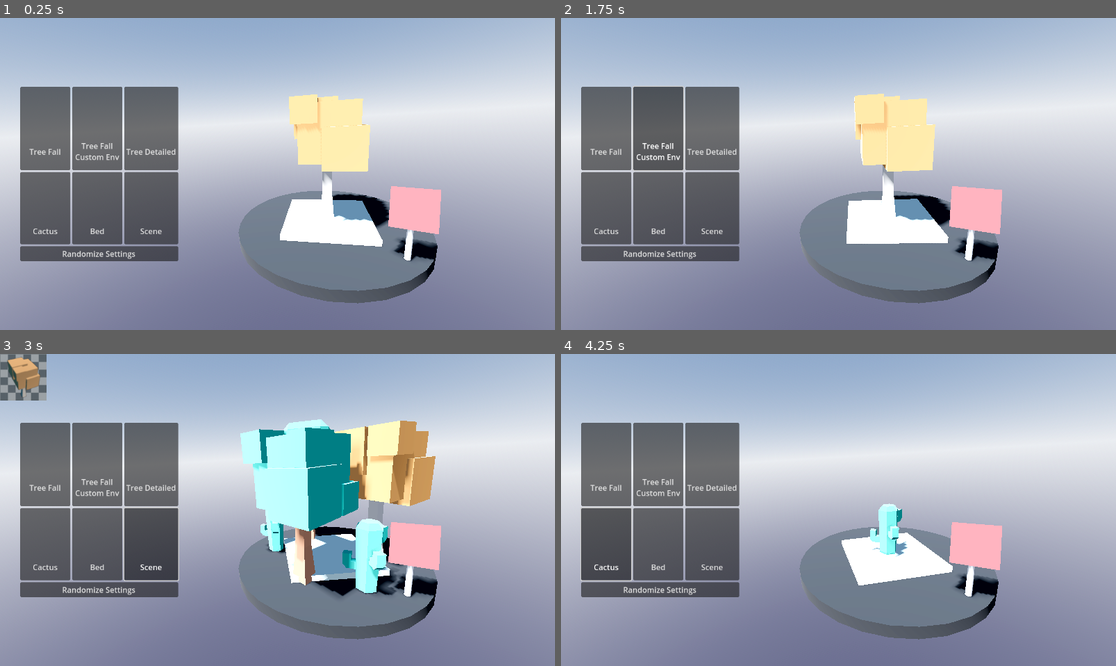
Above: before the commit, frames 1-4 (two rows, left to right).
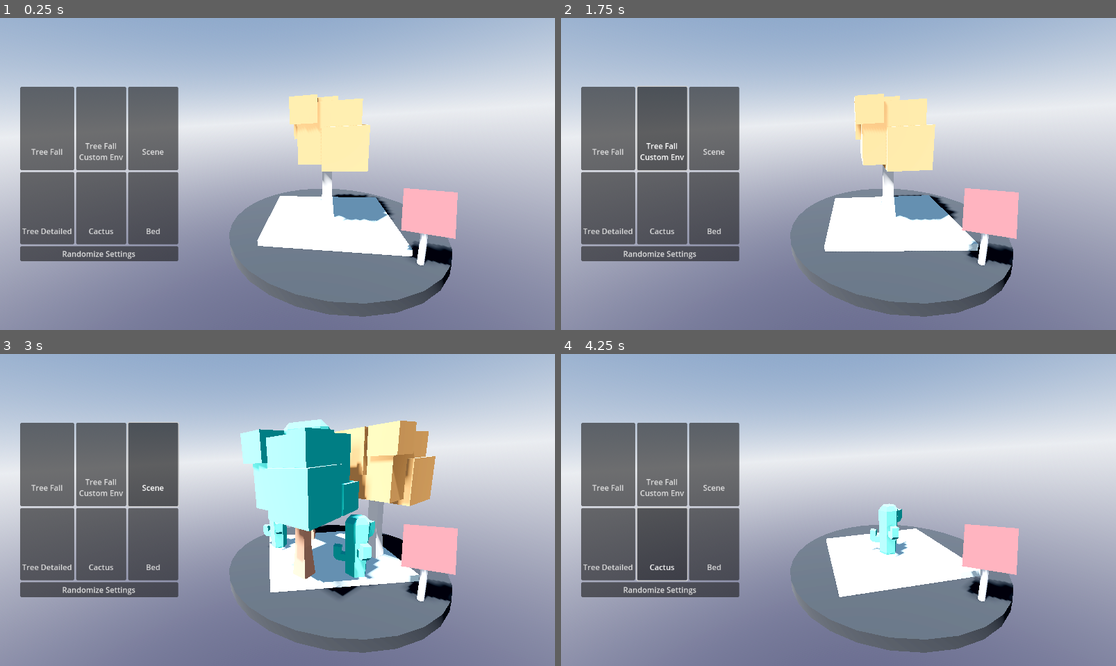
Above: after the commit, the same moments.

Repository: ydeltastar/godot-scene-texture
Game: Godot game, scene res://demo/main.tscn
Same seed, same stepped clock (60 frames per second), same inputs: the game is played once before the commit and once after it.
Inputs:
- Up to frame 1 (0.25 s): no input
- Up to frame 2 (1.75 s): click "Tree Fall" at 0.5 s; click "Tree Fall Custom Env" at 1.25 s
- Up to frame 3 (3 s): click "Tree Detailed" at 2 s; click "Scene" at 2.75 s
- Up to frame 4 (4.25 s): click "Cactus" at 3.5 s

The runs differ from the first frame. In frame 1, 7.1% of the frame differs, in the area x 4-83%, y 22-96%; in frame 2, 7.2%; in frame 3, 9.8%, in the area x 0-83%, y 0-96%; in frame 4, 7.1%.

Commit message:
Improve demo scene

Diff:
--- a/demo/Main.gd
+++ b/demo/Main.gd
@@ -8,14 +8,14 @@
 
 @onready var _instance:Node3D = $ScenePivot/tree_blocks2
 @onready var button_grid: GridContainer = $CenterContainer/VBoxContainer/GridContainer
-@onready var board: MeshInstance3D = $Node3D/CSGBox3D/MeshInstance3D
+@onready var board: MeshInstance3D = $Node3D/Sign/CSGBox3D/MeshInstance3D
 
 
 func _ready() -> void:
 	for button:Button in button_grid.get_children():
 		button.pressed.connect(_on_button_pressed.bind(button))
 
-	_on_button_pressed($CenterContainer/VBoxContainer/GridContainer/Button)
+	_on_button_pressed($CenterContainer/VBoxContainer/GridContainer.get_child(0))
 
 
 func _process(delta: float) -> void:
--- a/demo/main.tscn
+++ b/demo/main.tscn
@@ -37,75 +37,6 @@
 render_msaa_3d = 2
 render_screen_space_aa = 1
 
-[sub_resource type="Texture2D" id="Texture2D_0431j"]
-resource_local_to_scene = false
-resource_name = ""
-script = ExtResource("1_oi2nq")
-size = Vector2i(96, 96)
-scene = ExtResource("6_7omst")
-scene_position = Vector3(0, 0.065, 0)
-scene_rotation = Vector3(0, 0, 0)
-scene_scale = Vector3(1, 1, 1)
-camera_distance = 2.425
-camera_position = Vector3(0, 0.79, 0)
-camera_rotation = Vector3(-0.523599, -0.436332, 0)
-light_color = Color(1, 1, 1, 1)
-light_energy = 2.5
-light_angular_distance = 0.0
-light_shadow = false
-light_rotation = Vector3(-1.0472, 1.0472, 0)
-render_transparent_bg = true
-render_auto_bake = true
-render_store_bake = false
-render_msaa_3d = 2
-render_screen_space_aa = 1
-
-[sub_resource type="Texture2D" id="Texture2D_2ecfp"]
-resource_local_to_scene = false
-resource_name = ""
-script = ExtResource("1_oi2nq")
-size = Vector2i(96, 96)
-scene = ExtResource("7_h7q65")
-scene_position = Vector3(0, 0.085, 0)
-scene_rotation = Vector3(0, 0, 0)
-scene_scale = Vector3(1, 1, 1)
-camera_distance = 1.185
-camera_position = Vector3(0, 0.31, 0)
-camera_rotation = Vector3(-0.523599, -0.436332, 0)
-light_color = Color(1, 1, 1, 1)
-light_energy = 2.5
-light_angular_distance = 0.0
-light_shadow = false
-light_rotation = Vector3(-1.0472, 1.0472, 0)
-render_transparent_bg = true
-render_auto_bake = true
-render_store_bake = false
-render_msaa_3d = 2
-render_screen_space_aa = 1
-
-[sub_resource type="Texture2D" id="Texture2D_fqi1k"]
-resource_local_to_scene = false
-resource_name = ""
-script = ExtResource("1_oi2nq")
-size = Vector2i(96, 96)
-scene = ExtResource("8_p72rv")
-scene_position = Vector3(0, -0.01, 0)
-scene_rotation = Vector3(0, 0, 0)
-scene_scale = Vector3(1, 1, 1)
-camera_distance = 1.245
-camera_position = Vector3(0.05, -0.01, 0)
-camera_rotation = Vector3(-0.523599, -0.436332, 0)
-light_color = Color(1, 1, 1, 1)
-light_energy = 2.5
-light_angular_distance = 0.0
-light_shadow = false
-light_rotation = Vector3(-1.0472, 0.476475, 0)
-render_transparent_bg = true
-render_auto_bake = true
-render_store_bake = false
-render_msaa_3d = 2
-render_screen_space_aa = 1
-
 [sub_resource type="Texture2D" id="Texture2D_2tgy0"]
 resource_local_to_scene = false
 resource_name = ""
@@ -123,6 +54,75 @@
 light_angular_distance = 0.0
 light_shadow = false
 light_rotation = Vector3(-1.0472, 1.0472, 0)
+render_transparent_bg = true
+render_auto_bake = true
+render_store_bake = false
+render_msaa_3d = 2
+render_screen_space_aa = 1
+
+[sub_resource type="Texture2D" id="Texture2D_0431j"]
+resource_local_to_scene = false
+resource_name = ""
+script = ExtResource("1_oi2nq")
+size = Vector2i(96, 96)
+scene = ExtResource("6_7omst")
+scene_position = Vector3(0, 0.065, 0)
+scene_rotation = Vector3(0, 0, 0)
+scene_scale = Vector3(1, 1, 1)
+camera_distance = 2.425
+camera_position = Vector3(0, 0.79, 0)
+camera_rotation = Vector3(-0.523599, -0.436332, 0)
+light_color = Color(1, 1, 1, 1)
+light_energy = 2.5
+light_angular_distance = 0.0
+light_shadow = false
+light_rotation = Vector3(-1.0472, 1.0472, 0)
+render_transparent_bg = true
+render_auto_bake = true
+render_store_bake = false
+render_msaa_3d = 2
+render_screen_space_aa = 1
+
+[sub_resource type="Texture2D" id="Texture2D_2ecfp"]
+resource_local_to_scene = false
+resource_name = ""
+script = ExtResource("1_oi2nq")
+size = Vector2i(96, 96)
+scene = ExtResource("7_h7q65")
+scene_position = Vector3(0, 0.085, 0)
+scene_rotation = Vector3(0, 0, 0)
+scene_scale = Vector3(1, 1, 1)
+camera_distance = 1.185
+camera_position = Vector3(0, 0.31, 0)
+camera_rotation = Vector3(-0.523599, -0.436332, 0)
+light_color = Color(1, 1, 1, 1)
+light_energy = 2.5
+light_angular_distance = 0.0
+light_shadow = false
+light_rotation = Vector3(-1.0472, 1.0472, 0)
+render_transparent_bg = true
+render_auto_bake = true
+render_store_bake = false
+render_msaa_3d = 2
+render_screen_space_aa = 1
+
+[sub_resource type="Texture2D" id="Texture2D_fqi1k"]
+resource_local_to_scene = false
+resource_name = ""
+script = ExtResource("1_oi2nq")
+size = Vector2i(96, 96)
+scene = ExtResource("8_p72rv")
+scene_position = Vector3(0, -0.01, 0)
+scene_rotation = Vector3(0, 0, 0)
+scene_scale = Vector3(1, 1, 1)
+camera_distance = 1.245
+camera_position = Vector3(0.05, -0.01, 0)
+camera_rotation = Vector3(-0.523599, -0.436332, 0)
+light_color = Color(1, 1, 1, 1)
+light_energy = 2.5
+light_angular_distance = 0.0
+light_shadow = false
+light_rotation = Vector3(-1.0472, 0.476475, 0)
 render_transparent_bg = true
 render_auto_bake = true
 render_store_bake = false
@@ -181,7 +181,7 @@
 layout_mode = 2
 columns = 3
 
-[node name="Button" type="Button" parent="CenterContainer/VBoxContainer/GridContainer"]
+[node name="TreeFall" type="Button" parent="CenterContainer/VBoxContainer/GridContainer"]
 layout_mode = 2
 toggle_mode = true
 button_group = ExtResource("2_w4sxa")
@@ -190,7 +190,7 @@
 icon_alignment = 1
 vertical_icon_alignment = 0
 
-[node name="Button2" type="Button" parent="CenterContainer/VBoxContainer/GridContainer"]
+[node name="TreeFallCustomEnvironment" type="Button" parent="CenterContainer/VBoxContainer/GridContainer"]
 layout_mode = 2
 toggle_mode = true
 button_group = ExtResource("2_w4sxa")
@@ -200,34 +200,7 @@
 icon_alignment = 1
 vertical_icon_alignment = 0
 
-[node name="Button3" type="Button" parent="CenterContainer/VBoxContainer/GridContainer"]
-layout_mode = 2
-toggle_mode = true
-button_group = ExtResource("2_w4sxa")
-text = "Tree Detailed"
-icon = SubResource("Texture2D_0431j")
-icon_alignment = 1
-vertical_icon_alignment = 0
-
-[node name="Button4" type="Button" parent="CenterContainer/VBoxContainer/GridContainer"]
-layout_mode = 2
-toggle_mode = true
-button_group = ExtResource("2_w4sxa")
-text = "Cactus"
-icon = SubResource("Texture2D_2ecfp")
-icon_alignment = 1
-vertical_icon_alignment = 0
-
-[node name="Button5" type="Button" parent="CenterContainer/VBoxContainer/GridContainer"]
-layout_mode = 2
-toggle_mode = true
-button_group = ExtResource("2_w4sxa")
-text = "Bed"
-icon = SubResource("Texture2D_fqi1k")
-icon_alignment = 1
-vertical_icon_alignment = 0
-
-[node name="Button6" type="Button" parent="CenterContainer/VBoxContainer/GridContainer"]
+[node name="Scene" type="Button" parent="CenterContainer/VBoxContainer/GridContainer"]
 layout_mode = 2
 toggle_mode = true
 button_group = ExtResource("2_w4sxa")
@@ -237,18 +210,45 @@
 icon_alignment = 1
 vertical_icon_alignment = 0
 
+[node name="TreeDetailed" type="Button" parent="CenterContainer/VBoxContainer/GridContainer"]
+layout_mode = 2
+toggle_mode = true
+button_group = ExtResource("2_w4sxa")
+text = "Tree Detailed"
+icon = SubResource("Texture2D_0431j")
+icon_alignment = 1
+vertical_icon_alignment = 0
+
+[node name="Catctus" type="Button" parent="CenterContainer/VBoxContainer/GridContainer"]
+layout_mode = 2
+toggle_mode = true
+button_group = ExtResource("2_w4sxa")
+text = "Cactus"
+icon = SubResource("Texture2D_2ecfp")
+icon_alignment = 1
+vertical_icon_alignment = 0
+
+[node name="Bed" type="Button" parent="CenterContainer/VBoxContainer/GridContainer"]
+layout_mode = 2
+toggle_mode = true
+button_group = ExtResource("2_w4sxa")
+text = "Bed"
+icon = SubResource("Texture2D_fqi1k")
+icon_alignment = 1
+vertical_icon_alignment = 0
+
 [node name="Randomize" type="Button" parent="CenterContainer/VBoxContainer"]
 layout_mode = 2
 text = "Randomize Settings"
 
 [node name="ScenePivot" type="Node3D" parent="."]
-
-[node name="tree_blocks2" parent="ScenePivot" instance=ExtResource("9_n7f3y")]
 
 [node name="CSGBox3D" type="CSGBox3D" parent="ScenePivot"]
 transform = Transform3D(1, 0, 0, 0, 1, 0, 0, 0, 1, 0, -0.0466338, 0)
-size = Vector3(0.826, 0.093, 0.826)
+size = Vector3(1.1748, 0.093, 1.03101)
 material = SubResource("StandardMaterial3D_abv04")
+
+[node name="tree_blocks2" parent="ScenePivot" instance=ExtResource("9_n7f3y")]
 
 [node name="CameraPivot" type="Node3D" parent="."]
 
@@ -256,27 +256,29 @@
 transform = Transform3D(0.973992, -4.34439e-08, 0.226584, -0.0586441, 0.965926, 0.252088, -0.218863, -0.258819, 0.940804, -0.0226147, 0.958992, 1.9568)
 far = 8.0
 
-[node name="CSGCylinder3D" type="CSGCylinder3D" parent="."]
+[node name="Node3D" type="Node3D" parent="."]
+
+[node name="CSGCylinder3D" type="CSGCylinder3D" parent="Node3D"]
 transform = Transform3D(1, 0, 0, 0, 1, 0, 0, 0, 1, 0, -0.101908, 0)
-radius = 0.9
+radius = 0.988176
 height = 0.093
 sides = 32
 material = SubResource("StandardMaterial3D_ndcfo")
 
-[node name="Node3D" type="Node3D" parent="."]
-transform = Transform3D(0.970435, 0, -0.241363, 0, 1, 0, 0.241363, 0, 0.970435, 0.557, 0, 0.532)
-
-[node name="CSGCylinder3D2" type="CSGCylinder3D" parent="Node3D"]
+[node name="Sign" type="Node3D" parent="Node3D"]
+transform = Transform3D(0.970435, 0, -0.241363, 0, 1, 0, 0.241363, 0, 0.970435, 0.624419, 0, 0.573173)
+
+[node name="CSGCylinder3D2" type="CSGCylinder3D" parent="Node3D/Sign"]
 transform = Transform3D(1, 0, 0, 0, 1, 0, 0, 0, 1, 0, 0.126096, 0)
 radius = 0.0219307
 height = 0.369994
 
-[node name="CSGBox3D" type="CSGBox3D" parent="Node3D"]
+[node name="CSGBox3D" type="CSGBox3D" parent="Node3D/Sign"]
 transform = Transform3D(1, 0, 0, 0, 0.939693, 0.34202, 0, -0.34202, 0.939693, 0, 0.339434, 0.0118795)
 size = Vector3(0.28, 0.28, 0.017)
 material = SubResource("StandardMaterial3D_moy8s")
 
-[node name="MeshInstance3D" type="MeshInstance3D" parent="Node3D/CSGBox3D"]
+[node name="MeshInstance3D" type="MeshInstance3D" parent="Node3D/Sign/CSGBox3D"]
 transform = Transform3D(1, 0, 0, 0, 1, 0, 0, 0, 1, 0, 8.14907e-10, 0.00922859)
 mesh = SubResource("QuadMesh_ednu6")
 
--- a/demo/scenes/scene.tscn
+++ b/demo/scenes/scene.tscn
@@ -1,24 +1,13 @@
-[gd_scene load_steps=8 format=3 uid="uid://72wxtio38n51"]
+[gd_scene load_steps=6 format=3 uid="uid://72wxtio38n51"]
 
 [ext_resource type="Script" path="res://demo/scenes/scene.gd" id="1_h1t6r"]
 [ext_resource type="PackedScene" uid="uid://dyva5tkj2xmm0" path="res://demo/assets/models/tree_blocks.glb" id="2_fvtia"]
-[ext_resource type="Texture2D" uid="uid://deq4b1bl7pfkn" path="res://icon.png" id="2_ssm8t"]
 [ext_resource type="PackedScene" uid="uid://b8dhifickdrll" path="res://demo/assets/models/tree_blocks_fall.glb" id="3_4argu"]
 [ext_resource type="PackedScene" uid="uid://dm5w3m8w5j42p" path="res://demo/assets/models/tree_detailed.glb" id="4_g5qdc"]
 [ext_resource type="PackedScene" uid="uid://c8mdsyxmrlvpc" path="res://demo/assets/models/cactus_short.glb" id="5_h47n8"]
-[ext_resource type="AudioStream" uid="uid://dmugquhr4o01a" path="res://demo/assets/440.wav" id="6_7n45m"]
 
 [node name="TreeSet" type="Node3D"]
 script = ExtResource("1_h1t6r")
-
-[node name="TextureRect" type="TextureRect" parent="."]
-offset_right = 40.0
-offset_bottom = 40.0
-texture = ExtResource("2_ssm8t")
-
-[node name="AudioStreamPlayer" type="AudioStreamPlayer" parent="."]
-stream = ExtResource("6_7n45m")
-autoplay = true
 
 [node name="tree_blocks2" parent="." instance=ExtResource("2_fvtia")]
 transform = Transform3D(0.653011, 0, -0.757348, 0, 1, 0, 0.757348, 0, 0.653011, -0.29709, 0, 0.370286)
@@ -30,7 +19,7 @@
 transform = Transform3D(0.940786, 0, -0.339001, 0, 1, 0, 0.339001, 0, 0.940786, -0.101217, 0, -0.401074)
 
 [node name="cactus_short2" parent="." instance=ExtResource("5_h47n8")]
-transform = Transform3D(1, 0, 0, 0, 1, 0, 0, 0, 1, 0.153524, 0, 0.543123)
+transform = Transform3D(1, 0, 0, 0, 1, 0, 0, 0, 1, 0.122176, 0, 0.413262)
 
 [node name="cactus_short3" parent="." instance=ExtResource("5_h47n8")]
-transform = Transform3D(1, 0, 0, 0, 1, 0, 0, 0, 1, -0.510813, 0, -0.253947)
+transform = Transform3D(1, 0, 0, 0, 1, 0, 0, 0, 1, -0.477267, 0, -0.232932)
Not shown, removed: demo/assets/440.wav.import
Not shown, removed: demo/assets/440.wav
